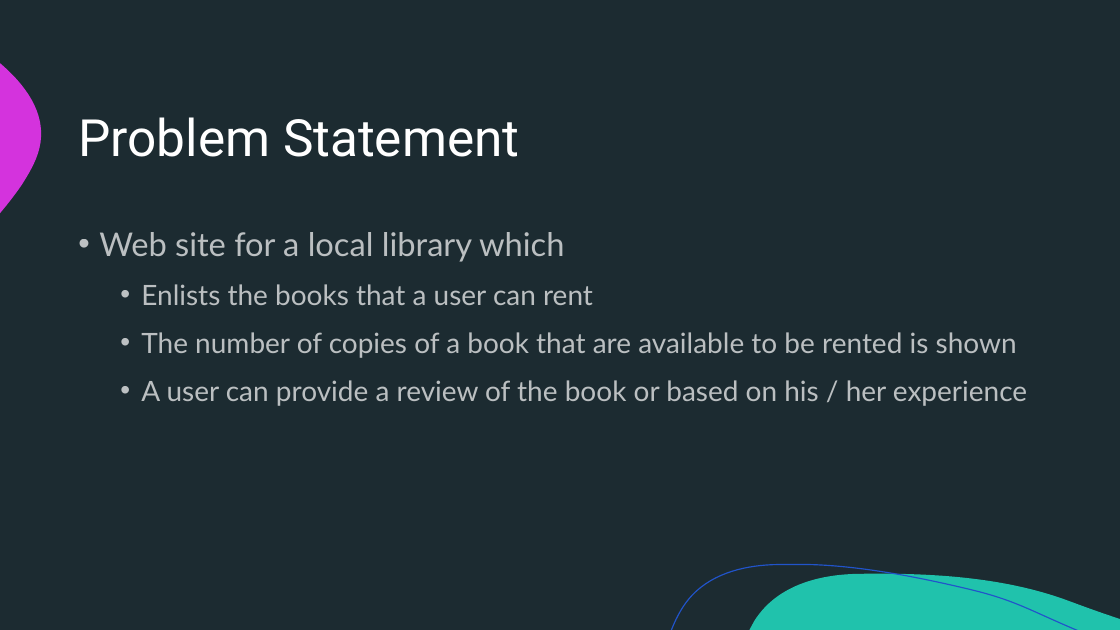
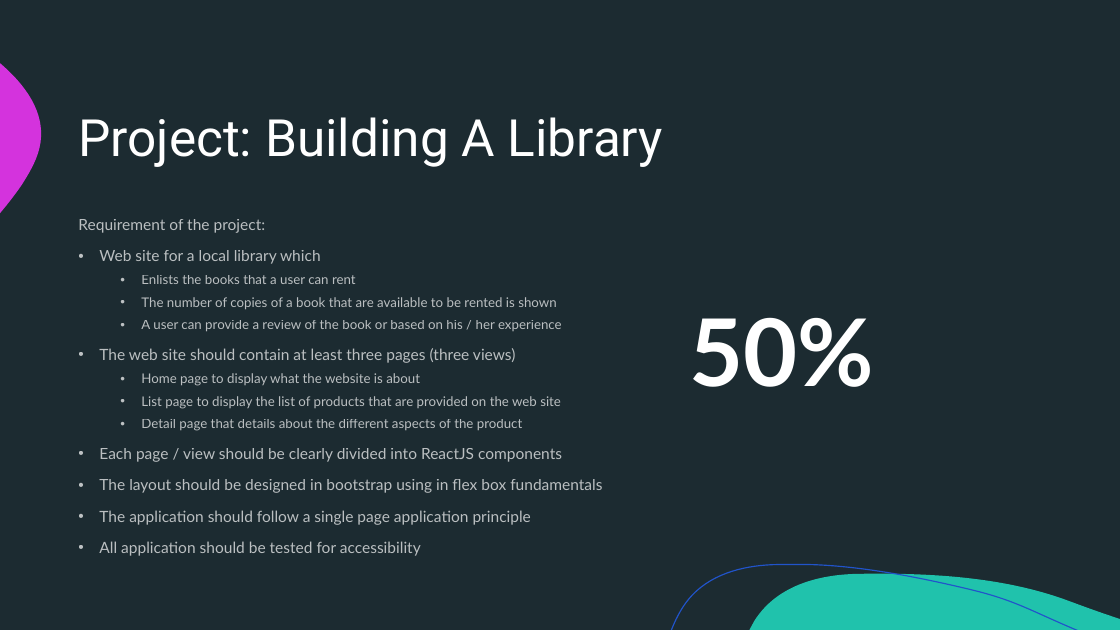
Before and after one commit to siewwoon/Project-Library, a slide deck: slide 2 of Project Presentation.pptx. Drawn at 1120x630 pixels with LibreOffice and Linux fonts; fonts in the diff are those of the drawing. Boxes give left, top, right and bottom in pixels: in the first picture for what was removed or moved away, otherwise in the second. Text is boxed around its words. In the diff, an @@ line names an element or a change of style, - is before the commit and + after.

```diff
--- a/Project Presentation.pptx
+++ b/Project Presentation.pptx
@@ title at (x1=78, y1=117, x2=663, y2=167): text changed @@
-Problem Statement
+Project: Building A Library
@@ text at (x1=78, y1=219, x2=266, y2=233): paragraph added @@
+Requirement of the project:
@@ text at (x1=99, y1=250, x2=562, y2=332): size 28 to 13.3 pt in "Web site for a local library which"; size 24 to 11.4 pt in "Enlists the books that a user can ...", "The number of copies of a book ...", "A user can provide a review of ..."; line spacing 1.25 to 1.05 @@
@@ text added at (x1=689, y1=317, x2=874, y2=387), 80 pt, text #FFFFFF, bold @@
+50%
@@ text at (x1=99, y1=348, x2=602, y2=556): paragraphs added @@
+• The web site should contain at least three pages (three views)
+  • Home page to display what the website is about
+  • List page to display the list of products that are provided on the web site
+  • Detail page that details about the different aspects of the product
+• Each page / view should be clearly divided into ReactJS components
+• The layout should be designed in bootstrap using in flex box fundamentals
+• The application should follow a single page application principle
+• All application should be tested for accessibility
```
Also in this commit, not shown: 1 other slide changed, 3 slides added, 1 slide removed, 3 other files.
